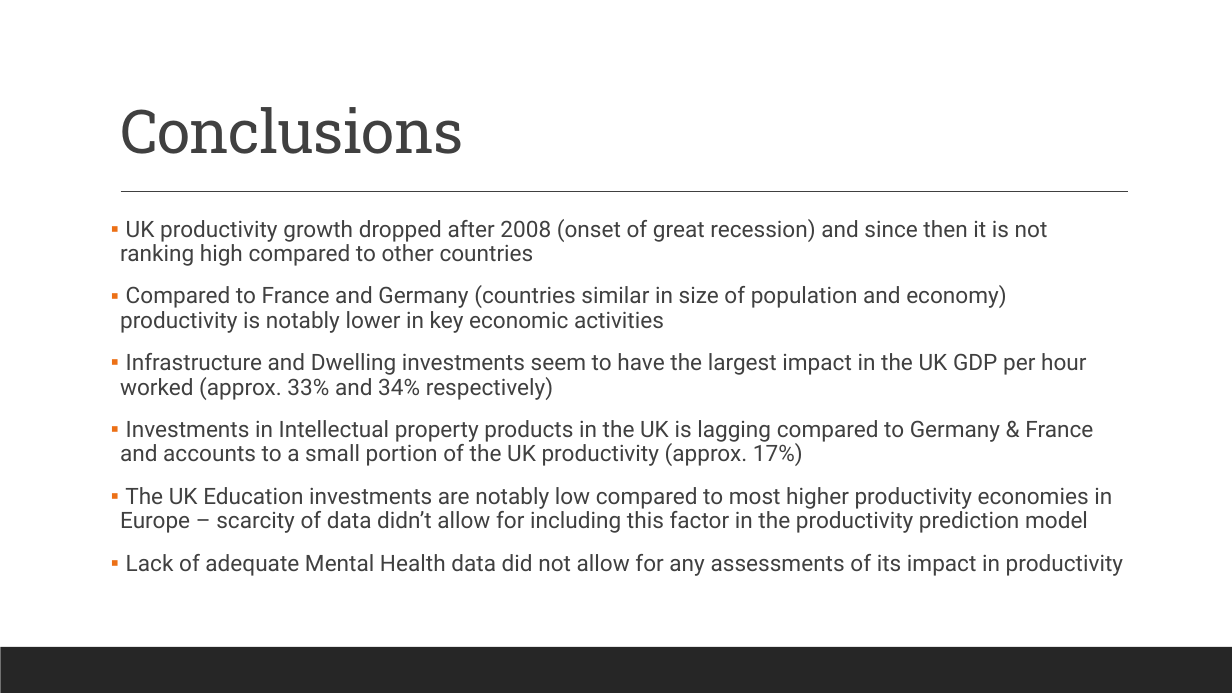
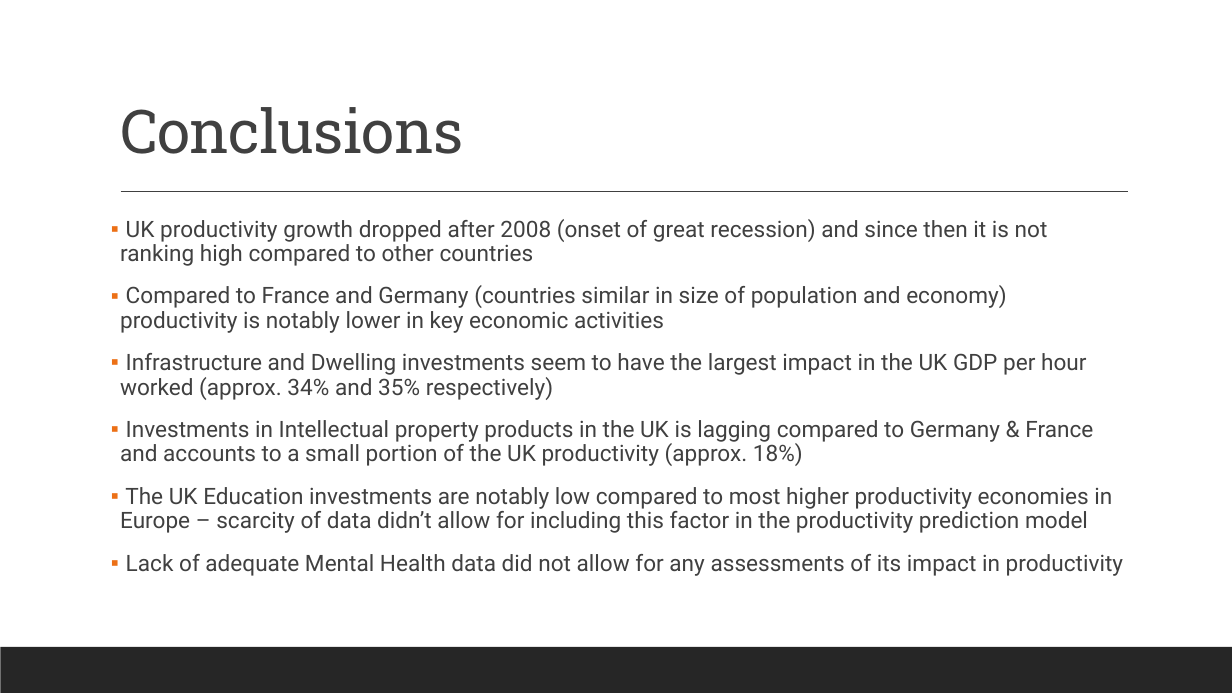
Before and after one commit to JohnHios/final_project, a slide deck: slide 11 of deloitte_investment_project/outputs/Deloitte_Investment_Project_JohnHios.pptx. Drawn at 1232x693 pixels with LibreOffice and Linux fonts; fonts in the diff are those of the drawing. Boxes give left, top, right and bottom in pixels: in the first picture for what was removed or moved away, otherwise in the second. Text is boxed around its words. In the diff, an @@ line names an element or a change of style, - is before the commit and + after.

```diff
--- a/deloitte_investment_project/outputs/Deloitte_Investment_Project_JohnHios.pptx
+++ b/deloitte_investment_project/outputs/Deloitte_Investment_Project_JohnHios.pptx
@@ text at box(120, 353, 1093, 466): text changed @@
-▪ Infrastructure and Dwelling investments seem to have the largest impact in the UK GDP per hour worked (approx. 33% and 34% respectively)
-▪ Investments in Intellectual property products in the UK is lagging compared to Germany & France and accounts to a small portion of the UK productivity (approx. 17%)
+▪ Infrastructure and Dwelling investments seem to have the largest impact in the UK GDP per hour worked (approx. 34% and 35% respectively)
+▪ Investments in Intellectual property products in the UK is lagging compared to Germany & France and accounts to a small portion of the UK productivity (approx. 18%)
```
Also in this commit, not shown: 5 other slides changed, 4 other files.
